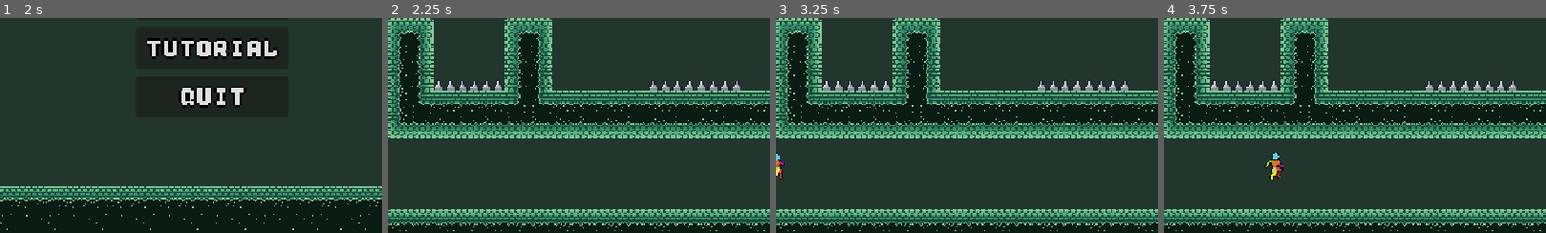
Above: before the commit, frames 1-4 (left to right).
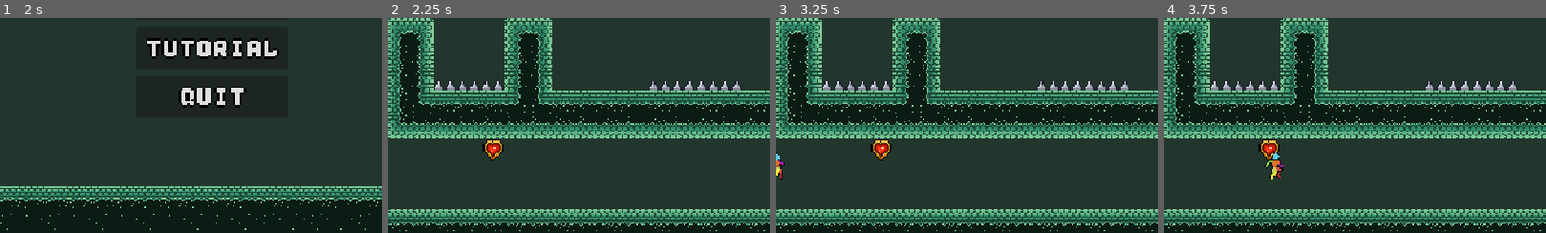
Above: after the commit, the same moments.

Repository: CrCalin/jump
Game: Godot game, scene res://scenes/screens/main_menu.tscn
Two runs of this game, one before a commit and one after it. Both use one fixed random seed, a clock stepped at 60 frames per second and the inputs below. The engine's default icon, where the game draws it, is replaced by a stand-in: a white triangle on a blue panel in a dark square.
Inputs:
- Up to frame 1 (2 s): click "TUTORIAL" at 0.5 s; click "BACK TO MAIN MENU" at 1.25 s
- Up to frame 2 (2.25 s): click "PLAY" at 2 s
- Up to frame 3 (3.25 s): hold D (right) from 2.78 s (still down); tap L (dash) at 2.85 s; tap Space (jump) at 3.02, 3.05 s
- Up to frame 4 (3.75 s): keep holding D (right); tap Space (jump) at 3.32, 3.6 s
The pictures show only the part of the screen within x 22-72%, y 50-100%; the shares and areas given below are measured in that part.

Frame 1 is identical in both runs. In frame 2, 0.4% of the frame differs, in the area x 24-31%, y 56-67%; in frame 3, 0.4%; in frame 4, 0.4%.

Commit message:
Added sound effects

Diff:
--- a/scenes/player.tscn
+++ b/scenes/player.tscn
@@ -1,9 +1,12 @@
-[gd_scene load_steps=7 format=3 uid="uid://btvq3l3hf0hau"]
+[gd_scene load_steps=10 format=3 uid="uid://btvq3l3hf0hau"]
 
 [ext_resource type="Script" uid="uid://cbofh1wjfed0p" path="res://scripts/player.gd" id="1_dqkch"]
 [ext_resource type="Material" uid="uid://ccbm2yt4t7uh2" path="res://shaders/outline_shader_material.tres" id="2_dqkch"]
 [ext_resource type="SpriteFrames" uid="uid://boc811k65nn44" path="res://animations/player.tres" id="3_tuyoq"]
 [ext_resource type="PackedScene" uid="uid://xo28wsyln55d" path="res://scenes/utility/ghost_emitter.tscn" id="4_dqkch"]
+[ext_resource type="AudioStream" uid="uid://d1yyduo70608q" path="res://sounds/jump.wav" id="5_fjrip"]
+[ext_resource type="AudioStream" uid="uid://dqc3pub738po6" path="res://sounds/dash.mp3" id="6_smehm"]
+[ext_resource type="AudioStream" uid="uid://6giql2imkkey" path="res://sounds/death.wav" id="7_ur7pv"]
 
 [sub_resource type="CapsuleShape2D" id="CapsuleShape2D_auc35"]
 radius = 8.0
@@ -39,4 +42,19 @@
 shape = SubResource("CapsuleShape2D_qhqgy")
 debug_color = Color(1, 0, 0.0166664, 0.419608)
 
+[node name="JumpAudioPlayer" type="AudioStreamPlayer" parent="."]
+unique_name_in_owner = true
+stream = ExtResource("5_fjrip")
+volume_db = -25.0
+
+[node name="DashAudioPlayer" type="AudioStreamPlayer" parent="."]
+unique_name_in_owner = true
+stream = ExtResource("6_smehm")
+volume_db = -5.0
+
+[node name="DeathAudioPlayer" type="AudioStreamPlayer" parent="."]
+unique_name_in_owner = true
+stream = ExtResource("7_ur7pv")
+volume_db = -20.0
+
 [connection signal="area_entered" from="Area" to="." method="_on_area_entered"]
--- a/scenes/screens/game.tscn
+++ b/scenes/screens/game.tscn
@@ -8,8 +8,10 @@
 [ext_resource type="Script" uid="uid://0uw7f3ot6rer" path="res://scripts/heart_container.gd" id="6_trtic"]
 [ext_resource type="Texture2D" uid="uid://dgktivuk8b8ri" path="res://sprites/ui/heart_full.png" id="7_ir15t"]
 [ext_resource type="Script" uid="uid://dsg8q68moxyrl" path="res://scripts/timer.gd" id="8_ca42v"]
+[ext_resource type="AudioStream" uid="uid://brnj0oe76c8wo" path="res://sounds/power_up.wav" id="8_ggwlb"]
 [ext_resource type="FontFile" uid="uid://dlx447tycm0rr" path="res://fonts/font1.png" id="9_rysoc"]
 [ext_resource type="Script" uid="uid://dur5tao7lapur" path="res://scripts/score_label.gd" id="10_vtaks"]
+[ext_resource type="AudioStream" uid="uid://cmqe71qqeuwtb" path="res://sounds/coin.wav" id="11_e0wmo"]
 
 [node name="Origin" type="Node2D"]
 script = ExtResource("1_0tnpc")
@@ -65,6 +67,11 @@
 texture = ExtResource("7_ir15t")
 expand_mode = 2
 
+[node name="HeartAudioPlayer" type="AudioStreamPlayer" parent="UILayer/HeartContainer"]
+unique_name_in_owner = true
+stream = ExtResource("8_ggwlb")
+volume_db = -20.0
+
 [node name="Timer" type="Timer" parent="UILayer"]
 unique_name_in_owner = true
 script = ExtResource("8_ca42v")
@@ -84,6 +91,11 @@
 text = "00:00.000"
 horizontal_alignment = 1
 vertical_alignment = 1
+
+[node name="TimerAudioPlayer" type="AudioStreamPlayer" parent="UILayer/Timer"]
+unique_name_in_owner = true
+stream = ExtResource("11_e0wmo")
+volume_db = -20.0
 
 [node name="ScoreLabel" type="RichTextLabel" parent="UILayer"]
 unique_name_in_owner = true
--- a/scenes/stages/stage1.tscn
+++ b/scenes/stages/stage1.tscn
@@ -5,7 +5,7 @@
 
 [node name="Stage1" type="TileMapLayer"]
 z_index = -1
-tile_map_data = PackedByteArray("AAADABEAAAAAAAIAAAAEABEAAAA …(3616 unchanged characters)… CAAMAAAADABIAAAAAAAMAAAACAAIAAQAAAAAABQA=")
+tile_map_data = PackedByteArray("AAADABEAAAAAAAIAAAAEABEAAAA …(3616 unchanged characters)… CAAMAAAADABIAAAAAAAMAAAACAAIAAQAAAAAABQALAA4AAQAAAAAABQA=")
 tile_set = ExtResource("1_0uo0i")
 
 [node name="StageEnd" parent="." instance=ExtResource("2_0uo0i")]
--- a/scripts/heart_container.gd
+++ b/scripts/heart_container.gd
@@ -29,5 +29,7 @@
 func decrement_lives() -> bool: # returns true if the player has reached 0 lives
 	return set_lives(lives - 1)
 
+@onready var heart_audio_player: AudioStreamPlayer = %HeartAudioPlayer
 func increment_lives() -> bool: # returns true if the player has reached 0 lives
+	heart_audio_player.play()
 	return set_lives(lives + 1)
--- a/scripts/player.gd
+++ b/scripts/player.gd
@@ -125,10 +125,12 @@
 	if gravity_velocity.y >= 0:
 		jump_init = false
 
+@onready var jump_audio_player: AudioStreamPlayer = %JumpAudioPlayer
 func jump() -> void:
 	gravity_velocity.y = jump_velocity
 	jump_init = true
 	jumped_recently_timer = max_coyote_time
+	jump_audio_player.play()
 
 func do_crouch_and_slide_logic() -> void:
 	if Input.is_action_pressed("crouch") and is_on_floor() and not jump_init and not is_dashing:
@@ -169,6 +171,8 @@
 	return false
 
 var current_dash_velocity: Vector2 = Vector2.ZERO
+
+@onready var dash_audio_player: AudioStreamPlayer = %DashAudioPlayer
 func do_dash(input_direction: Vector2, delta: float) -> void:
 	var current_horizontal_direction: float = last_horizontal_direction
 	if input_direction.x < 0: current_horizontal_direction = -1
@@ -185,8 +189,8 @@
 			current_dash_velocity.x = dash_velocity * current_horizontal_direction
 
 		gravity_velocity = Vector2.ZERO
-
 		is_dashing = true
+		dash_audio_player.play()
 	if current_dash_velocity.x != 0:
 		current_dash_velocity.x -= dash_deceleration * sign(current_dash_velocity.x) * delta
 		if is_on_wall():
@@ -259,12 +263,14 @@
 signal resume_timer()
 signal shake_camera()
 @onready var heart_container: HeartContainer = %HeartContainer
+@onready var death_audio_player: AudioStreamPlayer = %DeathAudioPlayer
 func die() -> void:
 	if dead == true: return
 	movement_enabled = false
 	dead = true
 	pause_timer.emit()
 	shake_camera.emit()
+	death_audio_player.play()
 	if not heart_container.decrement_lives(): # we still have lives
 		sprite.animation_finished.connect(respawn)
 
--- a/scripts/timer.gd
+++ b/scripts/timer.gd
@@ -37,7 +37,9 @@
 		var new_color: int = int(time_left / 5 * 255)
 		text.add_theme_color_override("default_color", Color8(255, new_color, new_color))
 
+@onready var timer_audio_player: AudioStreamPlayer = %TimerAudioPlayer
 func _on_add_time_signal(time: float) -> void:
+	timer_audio_player.play()
 	start(time_left + time)
 
 func _on_pause_timer() -> void:
Not shown: 1 places in scenes/screens/game.tscn that only renumber resources
